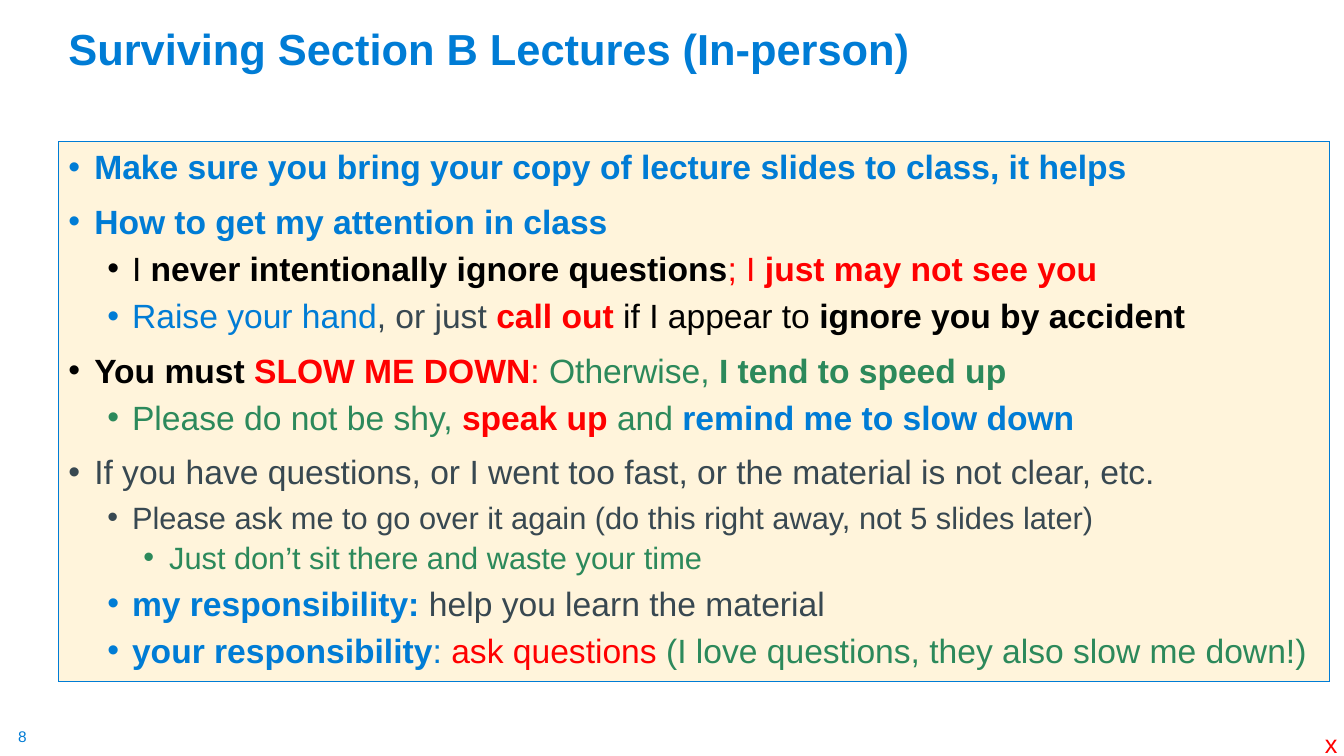
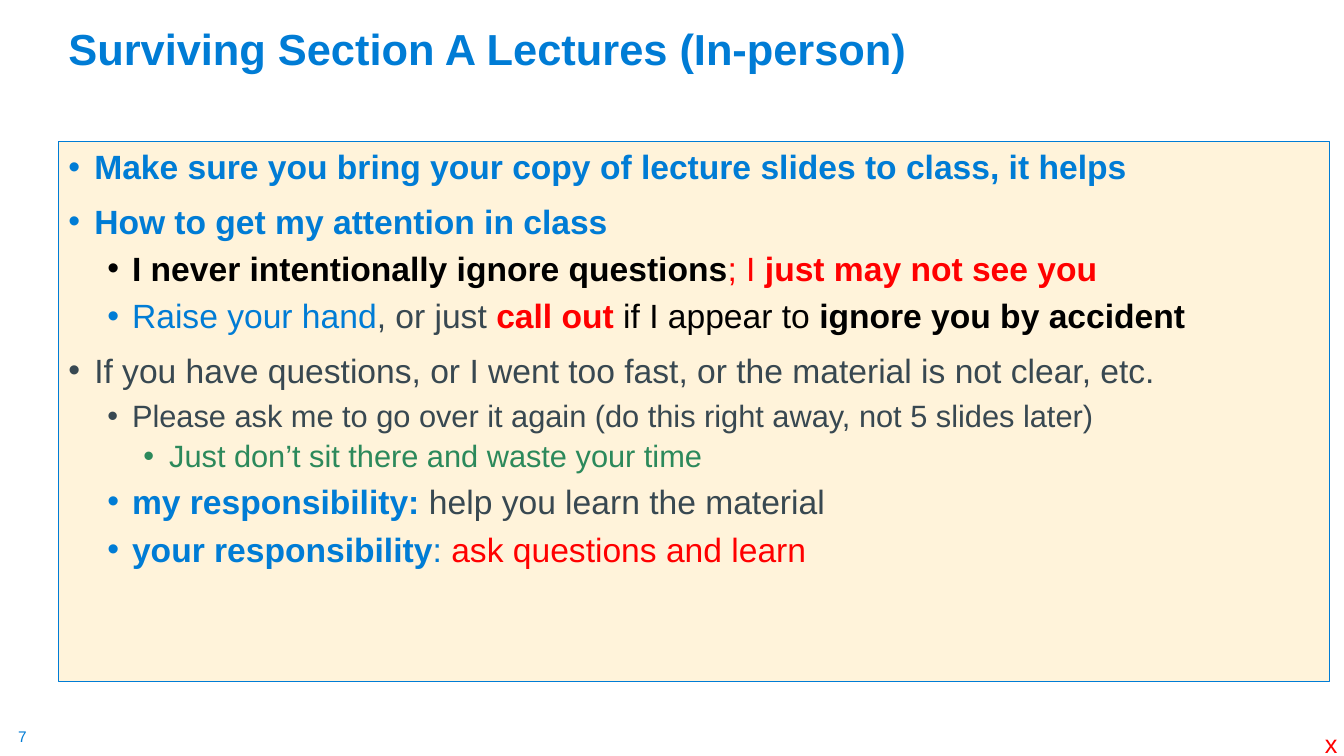
Before and after one commit to cse30-sp24/Cao-slides, a slide deck: slide 7 of 01-C-Part1.pptx (slide 8 before the commit). Drawn at 1344x756 pixels with LibreOffice and Linux fonts; fonts in the diff are those of the drawing. Boxes give left, top, right and bottom in pixels: in the first picture for what was removed or moved away, otherwise in the second. Text is boxed around its words. In the diff, an @@ line names an element or a change of style, - is before the commit and + after.

```diff
--- a/01-C-Part1.pptx
+++ b/01-C-Part1.pptx
@@ title at (68, 33, 906, 73): text changed @@
-Surviving Section B Lectures (In-person)
+Surviving Section A Lectures (In-person)
@@ text "Make sure you bring your ..." at (58, 141, 1330, 682): fill #FFF4DB to #FFF3DA @@
@@ text at (94, 154, 1185, 521): bold on in "I"; less space between paragraphs @@
@@ text at (94, 358, 1075, 437): paragraphs removed @@
-• You must SLOW ME DOWN: Otherwise, I tend to speed up
-  • Please do not be shy, speak up and remind me to slow down
@@ text at (132, 537, 806, 569): text changed; text colour #2C895B to #FF0000 @@
-  • your responsibility: ask questions (I love questions, they also slow me down!)
+  • your responsibility: ask questions and learn
@@ page number at (18, 731, 27, 742): text changed @@
-8
+7
```
Also in this commit, not shown: 94 other slides changed, 1 slide added, 2 slides removed.
